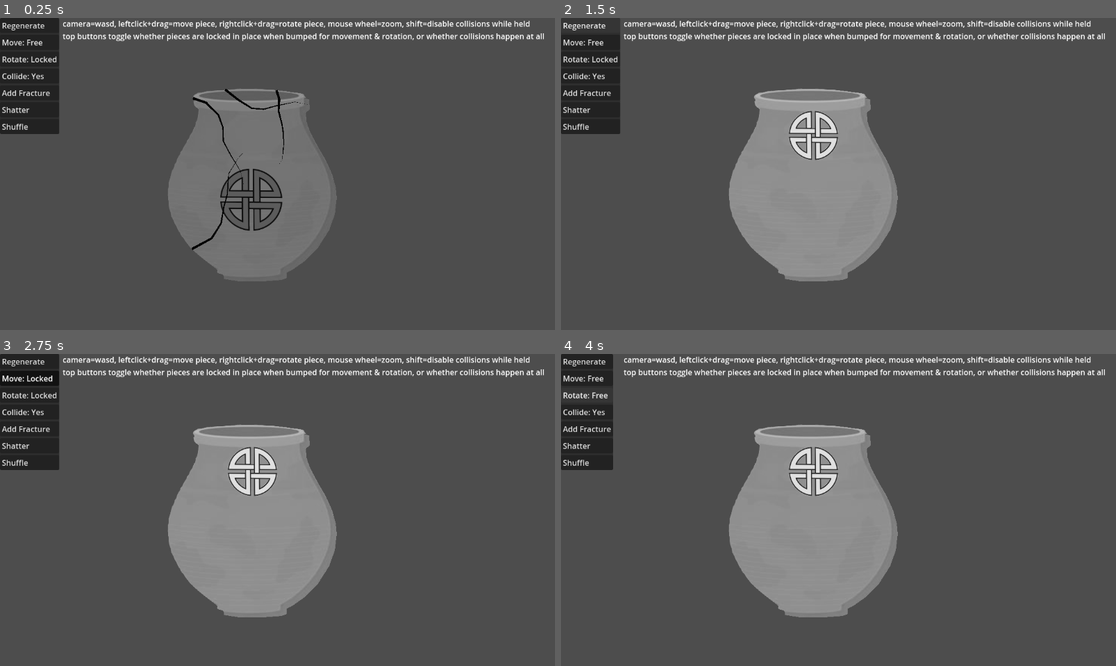
Above: before the commit, frames 1-4 (two rows, left to right).
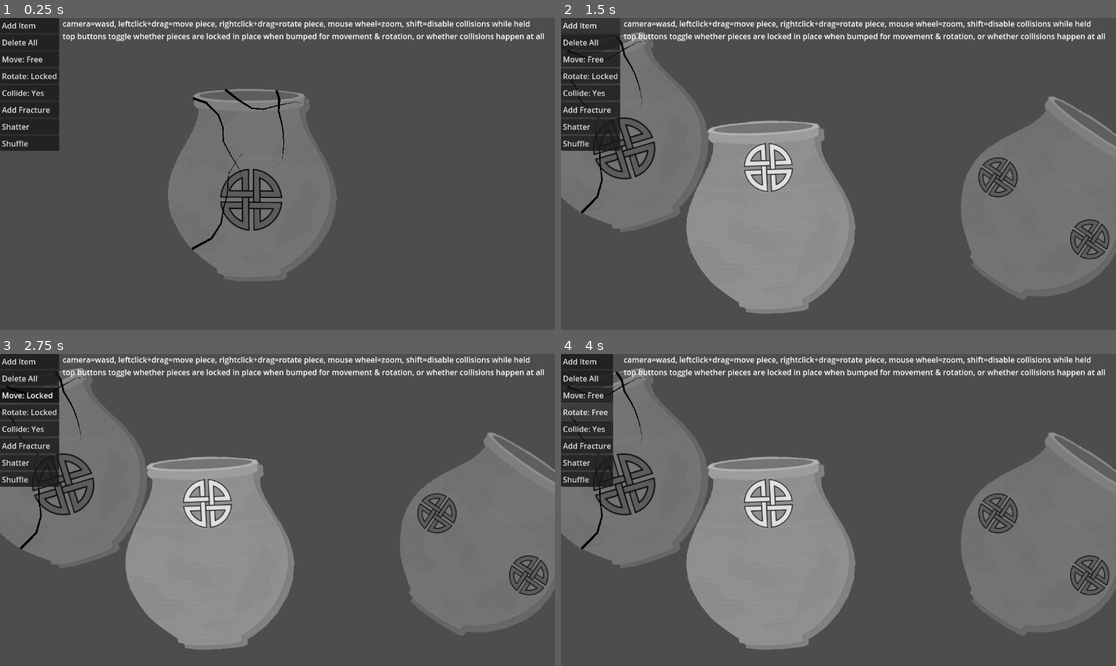
Above: after the commit, the same moments.

Repository: feyrkh/Exploratory
Game: Godot game, scene res://CleaningTable.tscn
The game is run twice, just before and just after one commit, with the same random seed, the same clock (stepped at 60 frames per second) and the same inputs.
Inputs (mouse positions are in pixels of both pictures, inside the frame that each line leads up to):
- Up to frame 1 (0.25 s): no input
- Up to frame 2 (1.5 s): click (588, 24) at 0.5 s, where only the run before the commit has a clickable "Regenerate"; click (588, 24) at 1.25 s, where only the run after the commit has a clickable "Add Item"
- Up to frame 3 (2.75 s): click "Move: Free" at 2 s
- Up to frame 4 (4 s): click "Move: Locked" at 2.75 s; click "Rotate: Locked" at 3.5 s

The runs differ from the first frame. In frame 1, 1.2% of the frame differs, in the area x 0-11%, y 1-43%; in frame 2, 35%; in frame 3, 35%; in frame 4, 36%, in the area x 0-100%, y 1-95%.

Commit message:
Remove regenerate button, add "add item" and "delete all", middle-click adds scar to specific item

Diff:
--- a/ArcheologyItem.gd
+++ b/ArcheologyItem.gd
@@ -153,7 +153,7 @@
 				get_viewport().set_input_as_handled()
 			if event.is_action_pressed("break_item"):
 				print("Shattering item")
-				try_shatter()
+				random_scar()
 			if event.is_action_pressed("rotate_start"):
 				rotate_start_mouse = to_global(center_of_mass).angle_to_point(get_global_mouse_position())
 				rotate_start_item = global_rotation
--- a/CleaningTable.gd
+++ b/CleaningTable.gd
@@ -146,10 +146,12 @@
 		piece.freeze = false #should get reset to whatever it should be after the position is changed
 
 
-func _on_regenerate_button_pressed():
+func _on_add_new_button_pressed():
+	var new_item = ItemBuilder.build_random_item()
+	$Pieces.add_child(new_item)
+	new_item.position = Vector2(350,150)
+
+
+func _on_delete_all_button_pressed():
 	for child in $Pieces.get_children():
 		child.queue_free()
-	var new_item = ItemBuilder.build_random_item()
-	$Pieces.add_child(new_item)
-	new_item.name = "Pot3"
-	new_item.position = Vector2(350,150)
--- a/CleaningTable.tscn
+++ b/CleaningTable.tscn
@@ -21,11 +21,18 @@
 [node name="HBoxContainer" type="VBoxContainer" parent="CanvasLayer/PanelContainer"]
 layout_mode = 2
 
-[node name="RegenerateButton" type="Button" parent="CanvasLayer/PanelContainer/HBoxContainer"]
+[node name="AddNewButton" type="Button" parent="CanvasLayer/PanelContainer/HBoxContainer"]
 layout_mode = 2
 focus_mode = 0
 toggle_mode = true
-text = "Regenerate"
+text = "Add Item"
+alignment = 0
+
+[node name="DeleteAllButton" type="Button" parent="CanvasLayer/PanelContainer/HBoxContainer"]
+layout_mode = 2
+focus_mode = 0
+toggle_mode = true
+text = "Delete All"
 alignment = 0
 
 [node name="FreezeButton" type="Button" parent="CanvasLayer/PanelContainer/HBoxContainer"]
@@ -72,7 +79,8 @@
 text = "camera=wasd, leftclick+drag=move piece, rightclick+drag=rotate piece, mouse wheel=zoom, shift=disable collisions while held
 top buttons toggle whether pieces are locked in place when bumped for movement & rotation, or whether collisions happen at all"
 
-[connection signal="pressed" from="CanvasLayer/PanelContainer/HBoxContainer/RegenerateButton" to="." method="_on_regenerate_button_pressed"]
+[connection signal="pressed" from="CanvasLayer/PanelContainer/HBoxContainer/AddNewButton" to="." method="_on_add_new_button_pressed"]
+[connection signal="pressed" from="CanvasLayer/PanelContainer/HBoxContainer/DeleteAllButton" to="." method="_on_delete_all_button_pressed"]
 [connection signal="pressed" from="CanvasLayer/PanelContainer/HBoxContainer/FreezeButton" to="." method="_on_freeze_button_pressed"]
 [connection signal="pressed" from="CanvasLayer/PanelContainer/HBoxContainer/LockRotateButton" to="." method="_on_lock_rotate_button_pressed"]
 [connection signal="pressed" from="CanvasLayer/PanelContainer/HBoxContainer/CollideButton" to="." method="_on_collide_button_pressed"]
